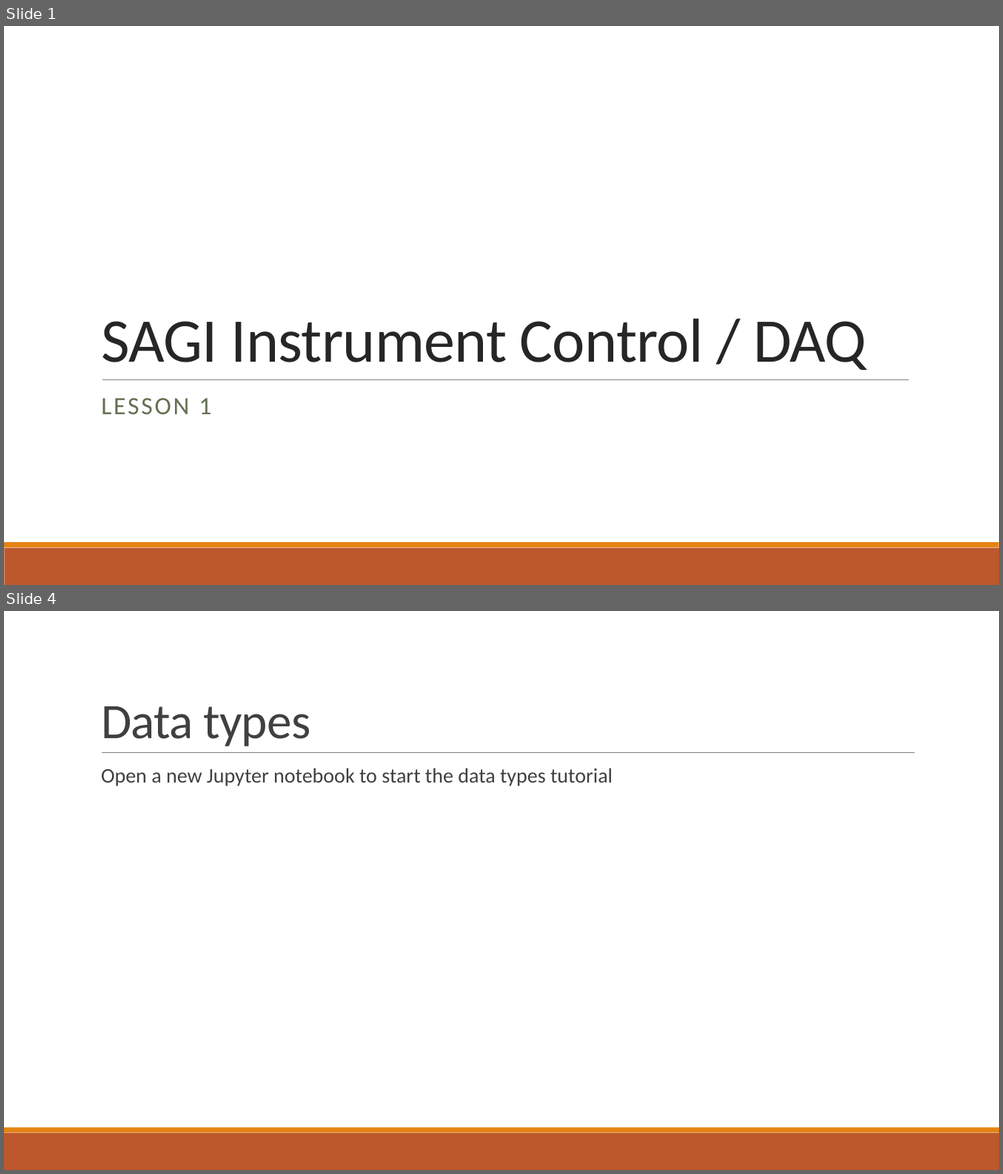
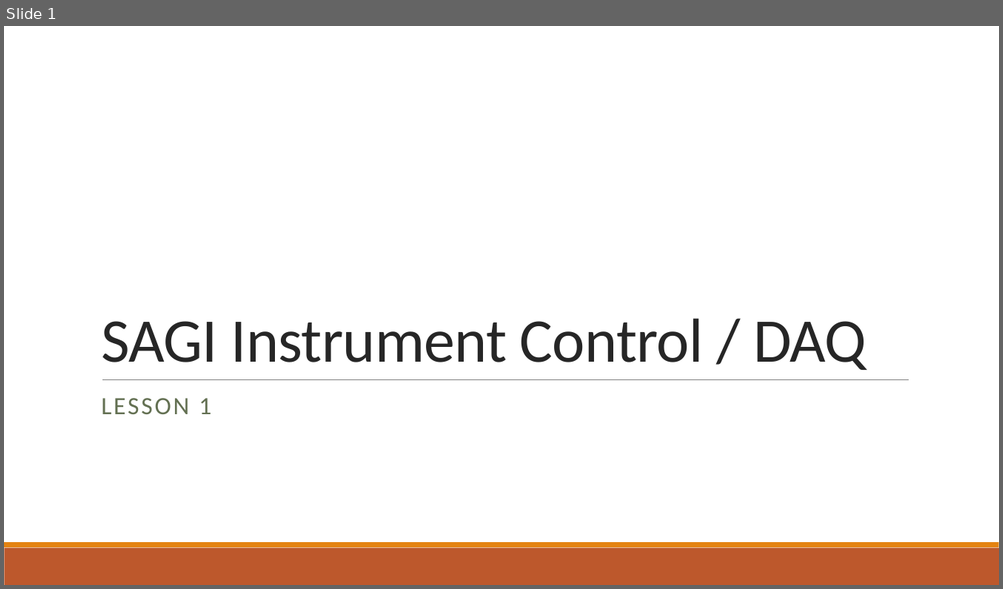
Before and after one commit to loganfoote/sagi, a slide deck: lessons/instrument_control/lesson1/lesson1.pptx. Shown one above the other, each under a label of ours: slides 1 and 4 before the commit, slide 1 after it; the slides between them are not shown. The pictures are 1003x1174 and 1003x589 pixels, drawn with LibreOffice and Linux fonts; fonts in the diff are those of the drawing. Boxes give left, top, right and bottom in pixels: in the first picture for what was removed or moved away, otherwise in the second. Text is boxed around its words. In the diff, an @@ line names an element or a change of style, - is before the commit and + after.

```diff
--- a/lessons/instrument_control/lesson1/lesson1.pptx
+++ b/lessons/instrument_control/lesson1/lesson1.pptx
@@ slide 4 removed at box(4, 611, 999, 1170), background #FFFFFF; not listed: 2 template elements that a slide beside it also shows @@
@@ title removed at box(101, 706, 310, 746) @@
-Data types
@@ line removed from (102, 753) to (915, 753) @@
@@ text removed at box(101, 768, 612, 786) @@
-  Open a new Jupyter notebook to start the data types tutorial
```
Also in this commit, not shown: 2 slides changed, 1 slide added.
